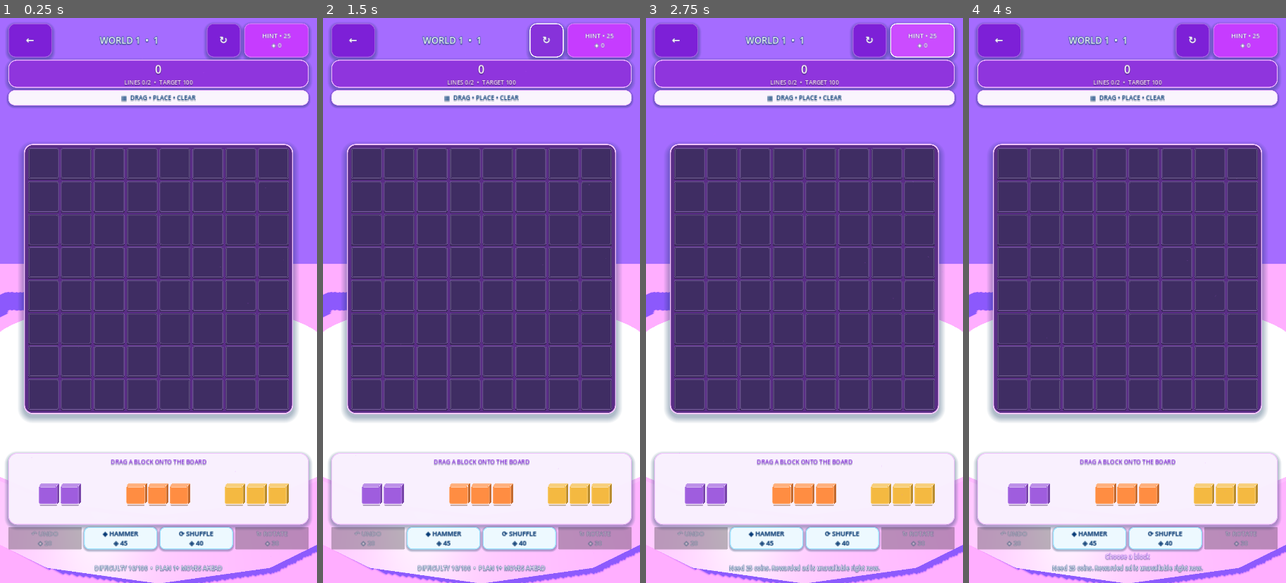
Above: before the commit, frames 1-4 (left to right).
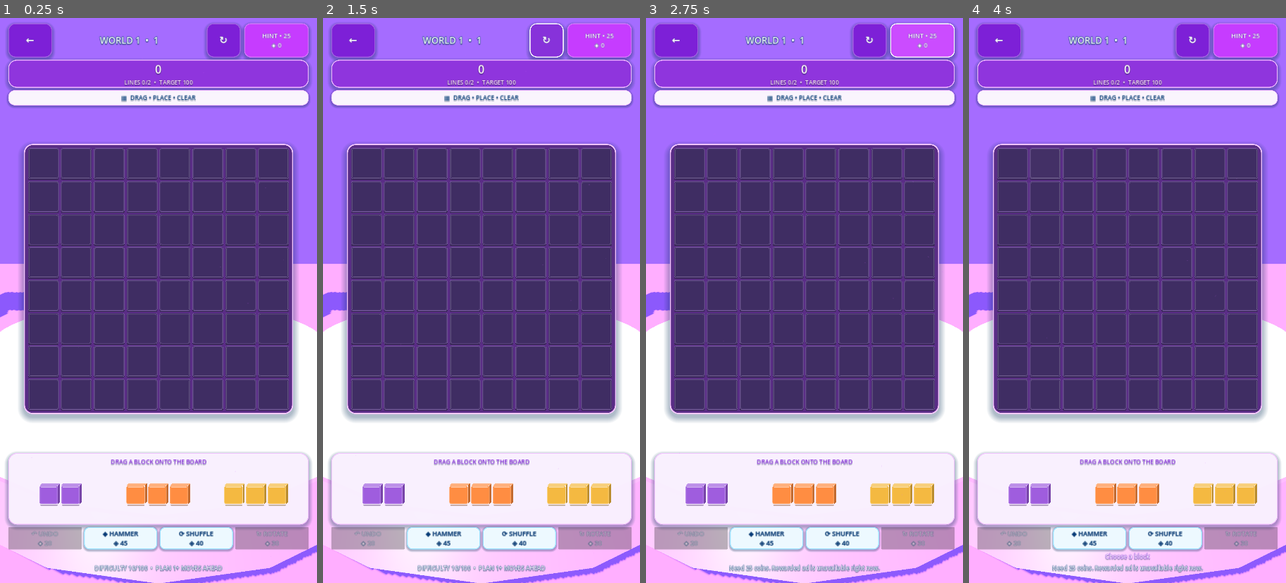
Above: after the commit, the same moments.

Repository: eghosa001/unjam
Game: Godot game, scene res://scenes/BlockPuzzle.tscn
The game is run twice, just before and just after one commit, with the same random seed, the same clock (stepped at 60 frames per second) and the same inputs. This scene is started directly instead of the project's main scene.
Inputs (mouse positions are in pixels of both pictures, inside the frame that each line leads up to):
- Up to frame 1 (0.25 s): no input
- Up to frame 2 (1.5 s): click "←" at 0.5 s; click "↻" at 1.25 s
- Up to frame 3 (2.75 s): click "HINT • 25 ◈ 0" at 2 s
- Up to frame 4 (4 s): click (1013, 164) at 2.77 s; click (1045, 164) at 3.52 s

The runs differ from the first frame. In frame 1, 0.2% of the frame differs, in the area x 12-92%, y 82-87%; in frame 2, 0.2%; in frame 3, 0.2%; in frame 4, 0.2%.

Commit message:
Make Block Puzzle 3D layout responsive and visually stable

Diff:
--- a/scripts/game/block_puzzle_3d.gd
+++ b/scripts/game/block_puzzle_3d.gd
@@ -18,13 +18,16 @@
 	if board_grid == null or board_shell == null or board_grid.get_child_count() == 0:
 		return
 	var viewport_size := get_viewport_rect().size
-	var available_board_width := maxf(320.0, viewport_size.x - 104.0)
-	var available_board_height := maxf(320.0, viewport_size.y * 0.50)
+	var compact := viewport_size.x < 700.0 or viewport_size.y < 1100.0
+	var side_margin := 16.0 if compact else 28.0
+	var width_budget := maxf(260.0, viewport_size.x - side_margin * 2.0 - 18.0)
+	var height_ratio := 0.40 if viewport_size.y < 1100.0 else (0.44 if viewport_size.y < 1500.0 else 0.50)
+	var height_budget := maxf(260.0, viewport_size.y * height_ratio)
 	var gap := float(board_grid.get_theme_constant("h_separation"))
 	var cell_size := clampf(floor(minf(
-		(available_board_width - 22.0 - gap * float(GRID_SIZE - 1)) / float(GRID_SIZE),
-		(available_board_height - 22.0 - gap * float(GRID_SIZE - 1)) / float(GRID_SIZE)
-	)), 44.0, PREMIUM_CELL_MAX)
+		(width_budget - 18.0 - gap * float(GRID_SIZE - 1)) / float(GRID_SIZE),
+		(height_budget - 18.0 - gap * float(GRID_SIZE - 1)) / float(GRID_SIZE)
+	)), 30.0, PREMIUM_CELL_MAX)
 	for child in board_grid.get_children():
 		if child is Control:
 			(child as Control).custom_minimum_size = Vector2(cell_size, cell_size)
@@ -33,7 +36,7 @@
 		cell_size * GRID_SIZE + gap * float(GRID_SIZE - 1) + 18.0
 	)
 	if piece_row != null:
-		piece_row.custom_minimum_size.y = 180.0
+		piece_row.custom_minimum_size.y = 112.0 if viewport_size.y < 1050.0 else (136.0 if viewport_size.y < 1400.0 else 180.0)
 
 func build_ui() -> void:
 	var accent := Unjam3DTheme.PURPLE
@@ -45,25 +48,32 @@
 	add_child(environment_3d)
 	PremiumVisuals.set_accent(accent)
 
+	var viewport_size := get_viewport_rect().size
+	var compact := viewport_size.x < 700.0 or viewport_size.y < 1100.0
 	var outer := MarginContainer.new()
+	outer.name = "BlockOuter"
 	outer.set_anchors_and_offsets_preset(Control.PRESET_FULL_RECT)
-	outer.add_theme_constant_override("margin_left", 28)
-	outer.add_theme_constant_override("margin_right", 28)
-	outer.add_theme_constant_override("margin_top", 18)
-	outer.add_theme_constant_override("margin_bottom", 22)
+	var side_margin := 16 if compact else 28
+	outer.add_theme_constant_override("margin_left", side_margin)
+	outer.add_theme_constant_override("margin_right", side_margin)
+	outer.add_theme_constant_override("margin_top", 10 if compact else 18)
+	outer.add_theme_constant_override("margin_bottom", 10 if compact else 22)
 	add_child(outer)
 	var root := VBoxContainer.new()
-	root.add_theme_constant_override("separation", 8)
+	root.name = "BlockRoot"
+	root.add_theme_constant_override("separation", 6 if compact else 8)
 	outer.add_child(root)
 
 	var header := HBoxContainer.new()
-	header.custom_minimum_size = Vector2(0, 78)
-	header.add_theme_constant_override("separation", 12)
+	header.name = "BlockHeader"
+	header.custom_minimum_size = Vector2(0, 60 if compact else 78)
+	header.add_theme_constant_override("separation", 6 if compact else 12)
 	root.add_child(header)
 	var back := Button.new()
+	back.name = "BackAction"
 	back.text = "←"
-	back.custom_minimum_size = Vector2(84, 70)
-	back.add_theme_font_size_override("font_size", 34)
+	back.custom_minimum_size = Vector2(58, 54) if compact else Vector2(84, 70)
+	back.add_theme_font_size_override("font_size", 28 if compact else 34)
 	Unjam3DTheme.gloss_button(back, Unjam3DTheme.PURPLE_DARK, true, 24)
 	back.pressed.connect(_quit)
 	header.add_child(back)
@@ -71,28 +81,32 @@
 	title_label.size_flags_horizontal = Control.SIZE_EXPAND_FILL
 	title_label.horizontal_alignment = HORIZONTAL_ALIGNMENT_CENTER
 	title_label.vertical_alignment = VERTICAL_ALIGNMENT_CENTER
-	title_label.add_theme_font_size_override("font_size", 31)
+	title_label.name = "BlockTitle"
+	title_label.add_theme_font_size_override("font_size", 22 if compact else 31)
+	title_label.text_overrun_behavior = TextServer.OVERRUN_TRIM_ELLIPSIS
 	Unjam3DTheme.label_3d(title_label, Color.WHITE, Unjam3DTheme.NAVY, 5)
 	header.add_child(title_label)
 	var retry := Button.new()
+	retry.name = "RetryAction"
 	retry.text = "↻"
-	retry.custom_minimum_size = Vector2(84, 70)
-	retry.add_theme_font_size_override("font_size", 34)
+	retry.custom_minimum_size = Vector2(58, 54) if compact else Vector2(84, 70)
+	retry.add_theme_font_size_override("font_size", 28 if compact else 34)
 	Unjam3DTheme.gloss_button(retry, Unjam3DTheme.PURPLE_DARK, true, 24)
 	retry.pressed.connect(restart_level)
 	header.add_child(retry)
 	var hint := Button.new()
 	hint.name = "HintAction"
 	hint.text = "HINT"
-	hint.custom_minimum_size = Vector2(174, 78)
-	hint.add_theme_font_size_override("font_size", 17)
+	hint.custom_minimum_size = Vector2(96, 54) if compact else Vector2(174, 78)
+	hint.add_theme_font_size_override("font_size", 14 if compact else 17)
 	Unjam3DTheme.gloss_button(hint, Unjam3DTheme.PURPLE, true, 22)
 	# HintManager owns cost deduction, solver gating, rewarded recovery and the
 	# live wallet label. Leaving this button unbound here prevents a free hint path.
 	header.add_child(hint)
 
 	var score_card := PanelContainer.new()
-	score_card.custom_minimum_size = Vector2(0, 92)
+	score_card.name = "BlockScoreCard"
+	score_card.custom_minimum_size = Vector2(0, 80 if compact else 92)
 	score_card.add_theme_stylebox_override("panel", Unjam3DTheme.panel_3d(Color("8f35dd"), 28, Color("f0b8ff"), 3, 14))
 	root.add_child(score_card)
 	var score_box := VBoxContainer.new()
@@ -101,34 +115,38 @@
 	score_card.add_child(score_box)
 	score_label = Label.new()
 	score_label.horizontal_alignment = HORIZONTAL_ALIGNMENT_CENTER
-	score_label.add_theme_font_size_override("font_size", 39)
+	score_label.add_theme_font_size_override("font_size", 31 if compact else 39)
 	Unjam3DTheme.label_3d(score_label, Color.WHITE, Color("541285"), 4)
 	score_box.add_child(score_label)
 	goal_label = Label.new()
+	goal_label.name = "BlockGoal"
 	goal_label.horizontal_alignment = HORIZONTAL_ALIGNMENT_CENTER
-	goal_label.add_theme_font_size_override("font_size", 20)
+	goal_label.autowrap_mode = TextServer.AUTOWRAP_WORD_SMART
+	goal_label.add_theme_font_size_override("font_size", 15 if compact else 20)
 	Unjam3DTheme.label_3d(goal_label, Color("fff0ff"), Color("541285"), 3)
 	score_box.add_child(goal_label)
 
 	var objective := PanelContainer.new()
-	objective.custom_minimum_size = Vector2(0, 52)
+	objective.name = "BlockObjectiveCard"
+	objective.custom_minimum_size = Vector2(0, 42 if compact else 52)
 	objective.add_theme_stylebox_override("panel", Unjam3DTheme.panel_3d(Color(1.0, 0.98, 1.0, 0.96), 22, Color("f0b8ff"), 2, 8))
 	root.add_child(objective)
 	var objective_label := Label.new()
+	objective_label.name = "BlockObjectiveLabel"
 	objective_label.text = "▦  DRAG • PLACE • CLEAR"
 	objective_label.horizontal_alignment = HORIZONTAL_ALIGNMENT_CENTER
 	objective_label.vertical_alignment = VERTICAL_ALIGNMENT_CENTER
-	objective_label.add_theme_font_size_override("font_size", 21)
+	objective_label.add_theme_font_size_override("font_size", 16 if compact else 21)
 	Unjam3DTheme.label_3d(objective_label, Unjam3DTheme.NAVY, Color.WHITE, 2)
 	objective.add_child(objective_label)
 
 	var center := CenterContainer.new()
+	center.name = "BlockBoardHolder"
 	center.size_flags_vertical = Control.SIZE_EXPAND_FILL
 	root.add_child(center)
-	var viewport_size := get_viewport_rect().size
-	var available_board_width := maxf(360.0, viewport_size.x - 104.0)
-	var available_board_height := maxf(360.0, viewport_size.y * 0.50)
-	var cell_size := clampf(floor(minf((available_board_width - 24.0) / float(GRID_SIZE), (available_board_height - 24.0) / float(GRID_SIZE))), 44.0, PREMIUM_CELL_MAX)
+	var available_board_width := maxf(260.0, viewport_size.x - float(side_margin * 2) - 18.0)
+	var available_board_height := maxf(260.0, viewport_size.y * (0.40 if viewport_size.y < 1100.0 else 0.50))
+	var cell_size := clampf(floor(minf((available_board_width - 46.0) / float(GRID_SIZE), (available_board_height - 46.0) / float(GRID_SIZE))), 30.0, PREMIUM_CELL_MAX)
 	board_shell = PanelContainer.new()
 	board_shell.custom_minimum_size = Vector2(cell_size * GRID_SIZE + 22, cell_size * GRID_SIZE + 22)
 	board_shell.add_theme_stylebox_override("panel", Unjam3DTheme.panel_3d(Color("5a2d86"), 30, Color("f5c8ff"), 4, 22))
@@ -152,45 +170,53 @@
 			cell_buttons.append(cell)
 
 	var tray := PanelContainer.new()
-	tray.custom_minimum_size = Vector2(0, 218)
+	tray.name = "BlockTray"
+	tray.custom_minimum_size = Vector2(0, 150 if compact else 218)
 	tray.add_theme_stylebox_override("panel", Unjam3DTheme.panel_3d(Color(0.985, 0.945, 1.0, 0.97), 30, Color("f3c6ff"), 3, 14))
 	root.add_child(tray)
 	var tray_margin := MarginContainer.new()
-	tray_margin.add_theme_constant_override("margin_left", 18)
-	tray_margin.add_theme_constant_override("margin_right", 18)
-	tray_margin.add_theme_constant_override("margin_top", 12)
-	tray_margin.add_theme_constant_override("margin_bottom", 12)
+	tray_margin.add_theme_constant_override("margin_left", 10 if compact else 18)
+	tray_margin.add_theme_constant_override("margin_right", 10 if compact else 18)
+	tray_margin.add_theme_constant_override("margin_top", 8 if compact else 12)
+	tray_margin.add_theme_constant_override("margin_bottom", 8 if compact else 12)
 	tray.add_child(tray_margin)
 	var tray_box := VBoxContainer.new()
 	tray_box.alignment = BoxContainer.ALIGNMENT_CENTER
 	tray_box.add_theme_constant_override("separation", 4)
 	tray_margin.add_child(tray_box)
 	var tray_title := Label.new()
+	tray_title.name = "BlockTrayTitle"
 	tray_title.text = "DRAG A BLOCK ONTO THE BOARD"
 	tray_title.horizontal_alignment = HORIZONTAL_ALIGNMENT_CENTER
-	tray_title.add_theme_font_size_override("font_size", 20)
+	tray_title.add_theme_font_size_override("font_size", 15 if compact else 20)
 	Unjam3DTheme.label_3d(tray_title, Unjam3DTheme.PURPLE_DARK, Color.WHITE, 2)
 	tray_box.add_child(tray_title)
 	piece_row = HBoxContainer.new()
+	piece_row.name = "BlockPieceRow"
 	piece_row.alignment = BoxContainer.ALIGNMENT_CENTER
-	piece_row.add_theme_constant_override("separation", 24)
-	piece_row.custom_minimum_size = Vector2(0, 180)
+	piece_row.add_theme_constant_override("separation", 8 if compact else 18)
+	piece_row.custom_minimum_size = Vector2(0, 112 if compact else 180)
 	tray_box.add_child(piece_row)
 
 	status_label = Label.new()
+	status_label.name = "BlockStatus"
 	status_label.horizontal_alignment = HORIZONTAL_ALIGNMENT_CENTER
-	status_label.add_theme_font_size_override("font_size", 21)
-	status_label.custom_minimum_size = Vector2(0, 32)
+	status_label.autowrap_mode = TextServer.AUTOWRAP_WORD_SMART
+	status_label.add_theme_font_size_override("font_size", 16 if compact else 21)
+	status_label.custom_minimum_size = Vector2(0, 26 if compact else 32)
 	Unjam3DTheme.label_3d(status_label, Color.WHITE, Unjam3DTheme.PURPLE_DARK, 3)
 	root.add_child(status_label)
 	hint_label = Label.new()
+	hint_label.name = "BlockHint"
 	hint_label.horizontal_alignment = HORIZONTAL_ALIGNMENT_CENTER
-	hint_label.add_theme_font_size_override("font_size", 16)
-	hint_label.custom_minimum_size = Vector2(0, 28)
+	hint_label.autowrap_mode = TextServer.AUTOWRAP_WORD_SMART
+	hint_label.add_theme_font_size_override("font_size", 13 if compact else 16)
+	hint_label.custom_minimum_size = Vector2(0, 24 if compact else 28)
 	Unjam3DTheme.label_3d(hint_label, Color.WHITE, Unjam3DTheme.NAVY, 3)
 	root.add_child(hint_label)
 
 	effects_layer = Control.new()
+	effects_layer.name = "BlockEffectsLayer"
 	effects_layer.set_anchors_and_offsets_preset(Control.PRESET_FULL_RECT)
 	effects_layer.mouse_filter = Control.MOUSE_FILTER_IGNORE
 	effects_layer.z_index = 800
@@ -198,7 +224,24 @@
 
 func load_level() -> void:
 	_clear_transition_active = false
+	_clear_transient_effects()
 	super.load_level()
+
+func _clear_transient_effects() -> void:
+	active_touch_piece = null
+	if effects_layer == null:
+		return
+	for child in effects_layer.get_children():
+		effects_layer.remove_child(child)
+		child.queue_free()
+
+func _effects_rect(control: Control, grow_by: float = 0.0) -> Rect2:
+	if effects_layer == null or control == null:
+		return Rect2()
+	var global_rect := control.get_global_rect()
+	var inverse := effects_layer.get_global_transform_with_canvas().affine_inverse()
+	var local_position := inverse * global_rect.position
+	return Rect2(local_position - Vector2.ONE * grow_by, global_rect.size + Vector2.ONE * grow_by * 2.0)
 
 func select_piece(index: int) -> void:
 	if _clear_transition_active:
@@ -412,8 +455,9 @@
 		MotionSystem.local_punch(board_shell, clampf(float(line_count), 1.0, 2.4))
 		var glow := Panel.new()
 		glow.mouse_filter = Control.MOUSE_FILTER_IGNORE
-		glow.position = board_shell.global_position - Vector2(12, 12)
-		glow.size = board_shell.size + Vector2(24, 24)
+		var glow_rect := _effects_rect(board_shell, 12.0)
+		glow.position = glow_rect.position
+		glow.size = glow_rect.size
 		glow.add_theme_stylebox_override("panel", style_box(Color("ff335511"), 8, Color("ff416c"), 5, 8))
 		effects_layer.add_child(glow)
 		glow.modulate.a = 0.0
